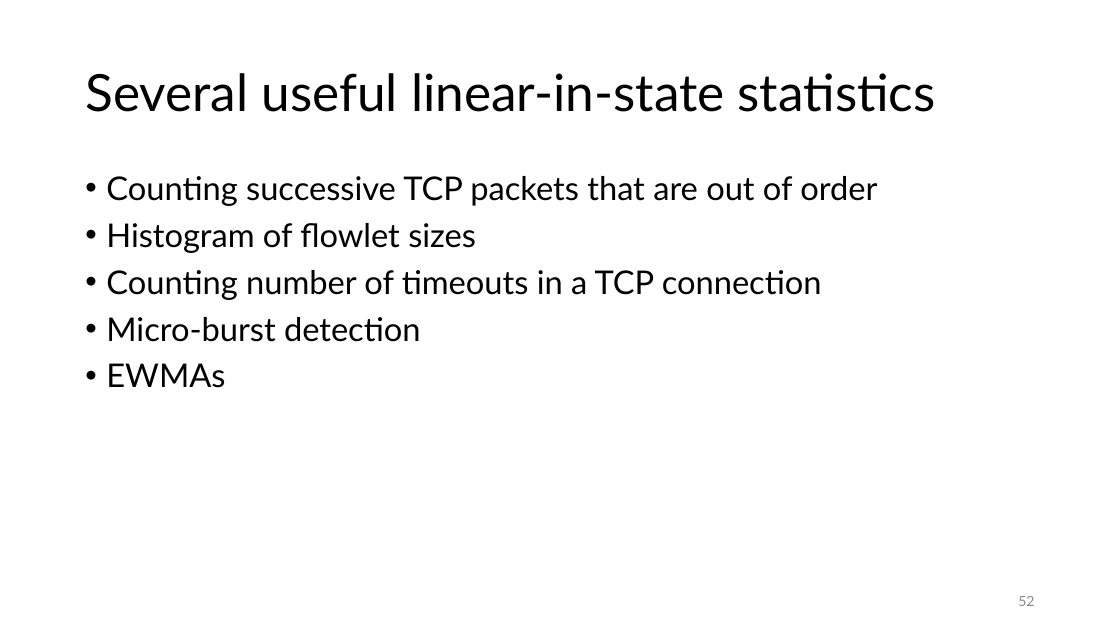
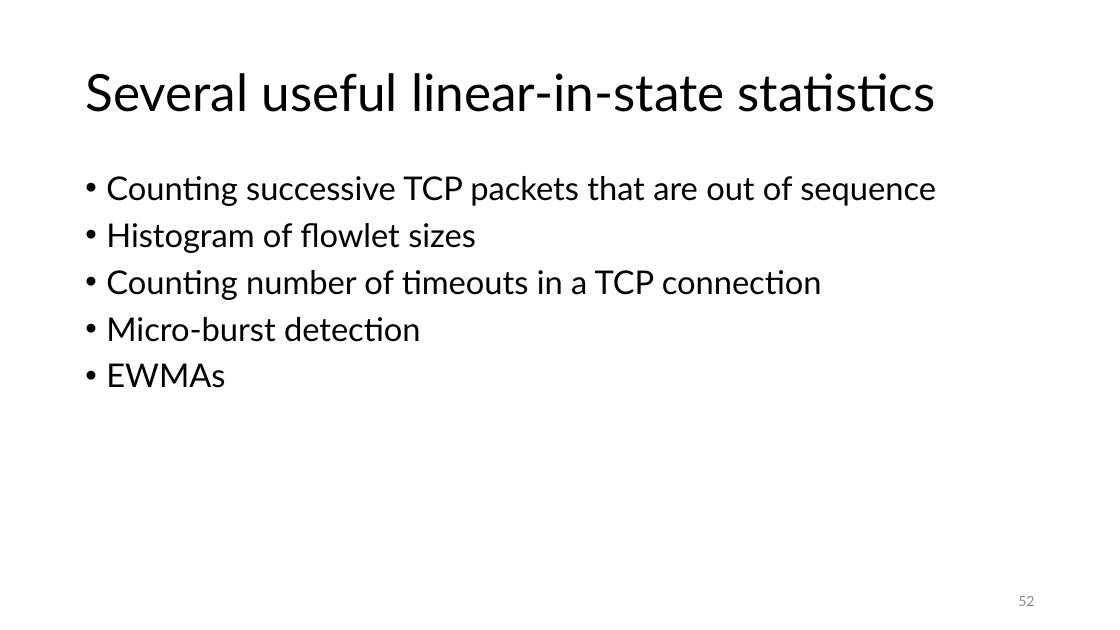
Before and after one commit to anirudhSK/pifo-domino-marple-ppts, a slide deck: slide 52 of uw_talk.pptx. Drawn at 1120x630 pixels with LibreOffice and Linux fonts; fonts in the diff are those of the drawing. Boxes give left, top, right and bottom in pixels: in the first picture for what was removed or moved away, otherwise in the second. Text is boxed around its words. In the diff, an @@ line names an element or a change of style, - is before the commit and + after.

Commit message:
Several tweaks; I think this is good to present

```diff
--- a/uw_talk.pptx
+++ b/uw_talk.pptx
@@ text at bbox=[106, 176, 936, 206]: text changed @@
-• Counting successive TCP packets that are out of order
+• Counting successive TCP packets that are out of sequence
```
Also in this commit, not shown: 13 other slides changed, 1 slide added.
